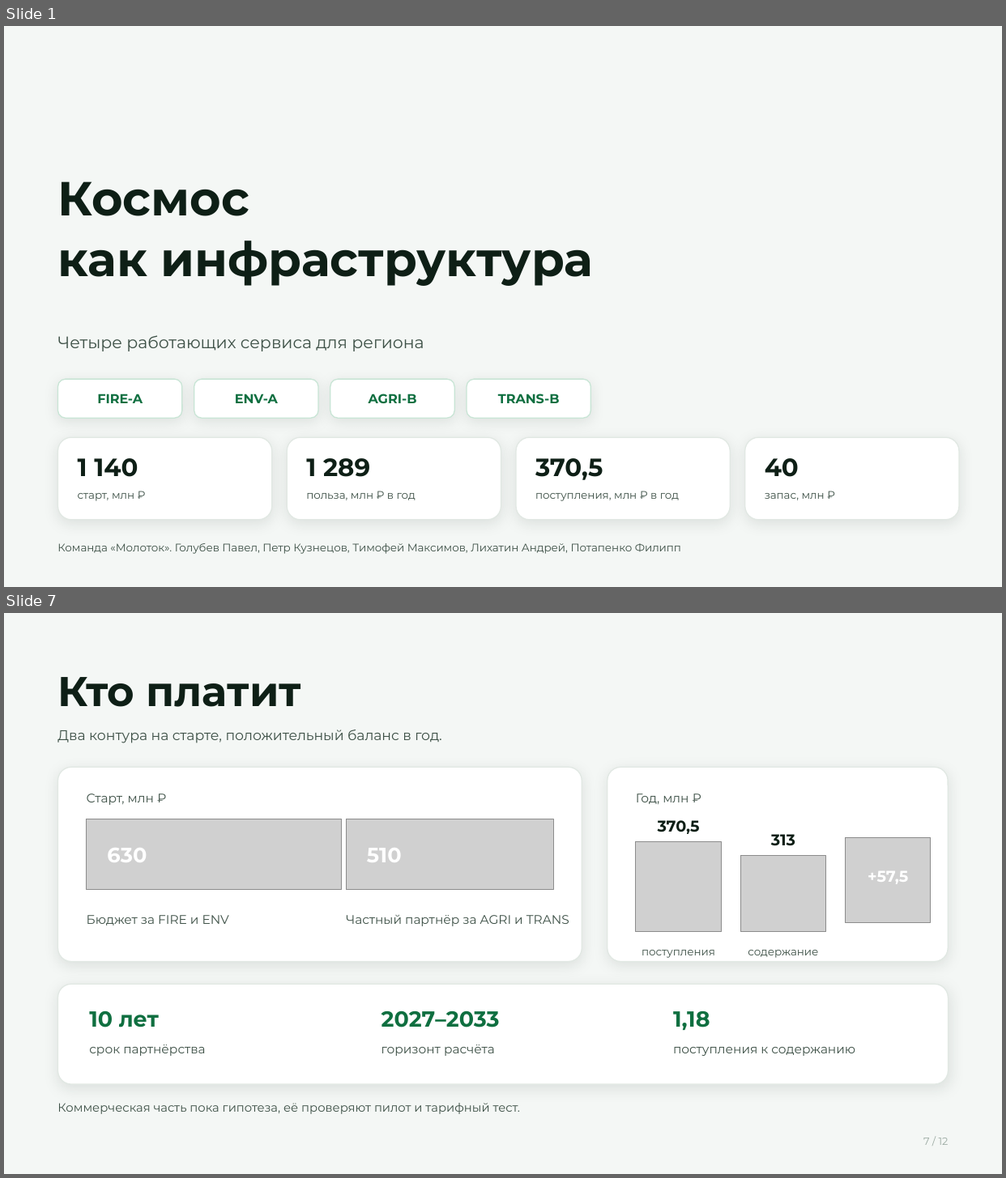
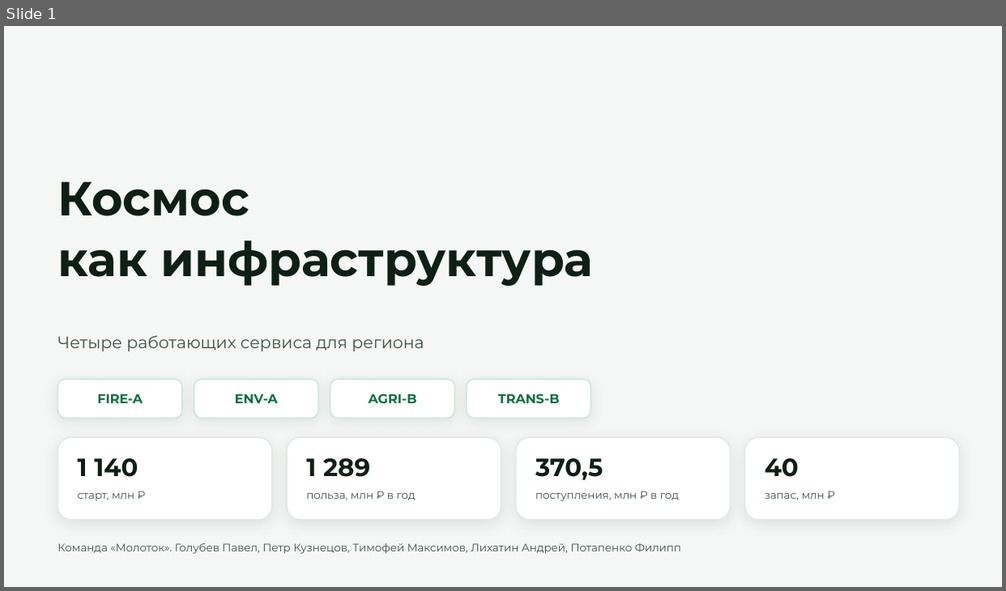
Before and after one commit to pmixay/hackathon-1109, a slide deck: docs/presentation/kosmo-deck.pptx. Shown one above the other, each under a label of ours: slides 1 and 7 before the commit, slide 1 after it; the slides between them are not shown. The pictures are 1006x1178 and 1006x591 pixels, drawn with LibreOffice and Linux fonts; fonts in the diff are those of the drawing; grey boxes stand for pictures; background and template pictures are left out. Boxes give left, top, right and bottom in pixels: in the first picture for what was removed or moved away, otherwise in the second. Text is boxed around its words. In the diff, an @@ line names an element or a change of style, - is before the commit and + after.

```diff
--- a/docs/presentation/kosmo-deck.pptx
+++ b/docs/presentation/kosmo-deck.pptx
@@ slide 7 removed at (4, 613, 1002, 1174), background #F4F7F5 @@
@@ text removed at (57, 677, 302, 707) @@
-Кто платит
@@ text removed at (57, 730, 442, 743) @@
-Два контура на старте, положительный баланс в год.
@@ rounded rectangle removed at (58, 767, 582, 962) @@
@@ rounded rectangle removed at (607, 767, 948, 962) @@
@@ text removed at (87, 794, 154, 805) @@
-Старт, млн ₽
@@ text removed at (636, 794, 688, 804) @@
-Год, млн ₽
@@ picture removed at (87, 820, 342, 890) @@
@@ picture removed at (346, 820, 553, 890) @@
@@ text removed at (658, 820, 700, 834) @@
-370,5
@@ text removed at (107, 848, 147, 862) @@
-630
@@ text removed at (367, 848, 402, 862) @@
-510
@@ picture removed at (636, 842, 721, 932) @@
@@ text removed at (771, 834, 795, 846) @@
-313
@@ picture removed at (846, 837, 931, 923) @@
@@ picture removed at (740, 856, 826, 932) @@
@@ text removed at (867, 871, 908, 884) @@
-+57,5
@@ text removed at (87, 915, 229, 926) @@
-Бюджет за FIRE и ENV
@@ text removed at (346, 915, 569, 926) @@
-Частный партнёр за AGRI и TRANS
@@ text removed at (641, 950, 715, 958) @@
-поступления
@@ text removed at (748, 950, 818, 958) @@
-содержание
@@ rounded rectangle removed at (58, 984, 948, 1084) @@
@@ text removed at (89, 1012, 159, 1028) @@
-10 лет
@@ text removed at (381, 1011, 500, 1028) @@
-2027–2033
@@ text removed at (673, 1012, 710, 1030) @@
-1,18
@@ text removed at (89, 1045, 205, 1056) @@
-срок партнёрства
@@ text removed at (381, 1045, 495, 1056) @@
-горизонт расчёта
@@ text removed at (673, 1047, 855, 1056) @@
-поступления к содержанию
@@ text removed at (57, 1103, 520, 1114) @@
-Коммерческая часть пока гипотеза, её проверяют пилот и тарифный тест.
@@ text removed at (923, 1138, 948, 1145) @@
-7 / 12
```
Also in this commit, not shown: 8 slides changed, 2 slides added, 2 other slides removed, 23 other files.
